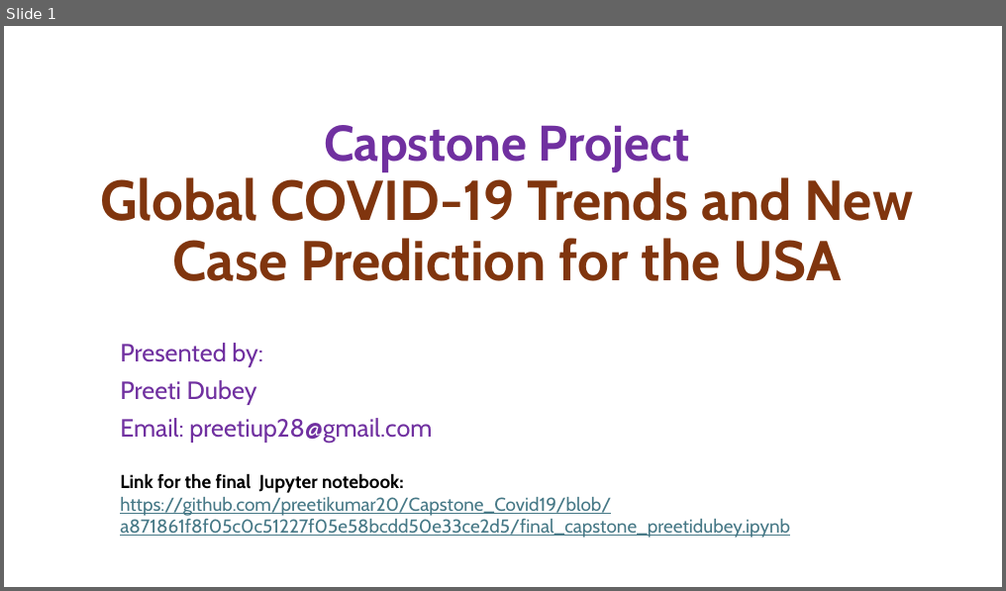
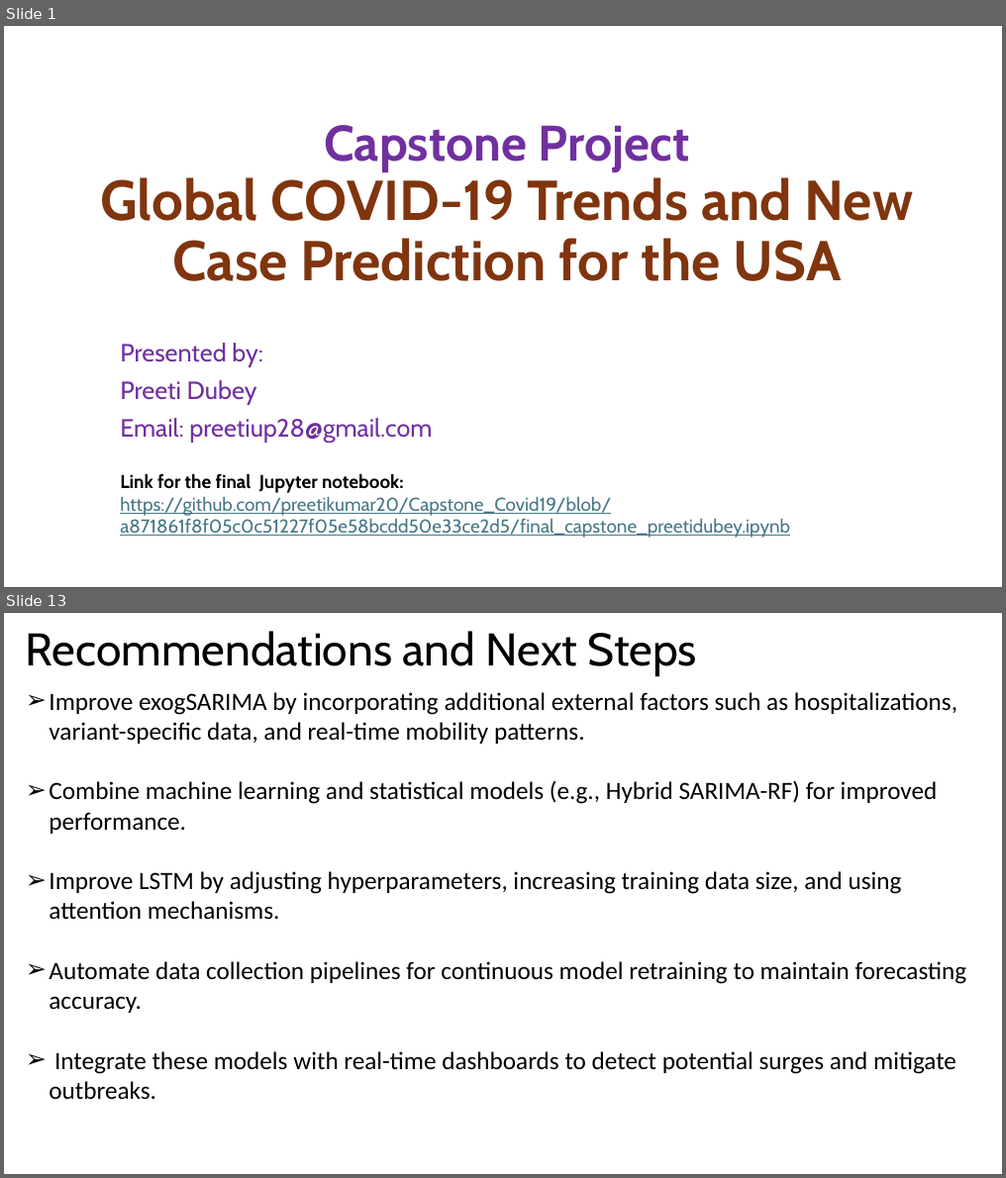
Before and after one commit to preetikumar20/Capstone_Covid19, a slide deck: Final_Capstone_Slides_PreetiDubey.pptx. Shown one above the other, each under a label of ours: slide 1 before the commit, slides 1 and 13 after it; the slides between them are not shown. The pictures are 1006x591 and 1006x1178 pixels, drawn with LibreOffice and Linux fonts; fonts in the diff are those of the drawing. Boxes give left, top, right and bottom in pixels: in the first picture for what was removed or moved away, otherwise in the second. Text is boxed around its words. In the diff, an @@ line names an element or a change of style, - is before the commit and + after.

```diff
--- a/Final_Capstone_Slides_PreetiDubey.pptx
+++ b/Final_Capstone_Slides_PreetiDubey.pptx
@@ slide 13 added at [4,613,1002,1174], background #FFFFFF @@
@@ title added at [26,631,697,676], 44 pt, text #000000 @@
+Recommendations and Next Steps
@@ text added at [49,692,967,1100], 24 pt, text #000000 @@
+➢ Improve exogSARIMA by incorporating additional external factors such as hospitalizations, variant-specific data, and real-time mobility patterns.
+➢ Combine machine learning and statistical models (e.g., Hybrid SARIMA-RF) for improved performance.
+➢ Improve LSTM by adjusting hyperparameters, increasing training data size, and using attention mechanisms.
+➢ Automate data collection pipelines for continuous model retraining to maintain forecasting accuracy.
+➢ Integrate these models with real-time dashboards to detect potential surges and mitigate outbreaks.
```
Also in this commit, not shown: 3 slides changed, 4 other slides added, 4 slides removed, 2 other files.
